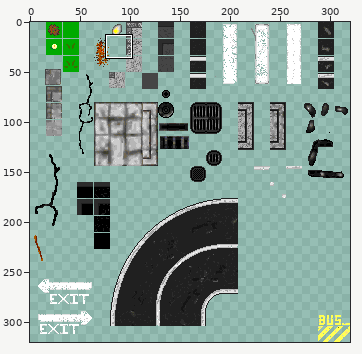
Sprite sheet: Assets/Graph/images/sol_urbain.png. The picture above shows the old version from afar; the outline marks the close-up.
Close-up. Old version:
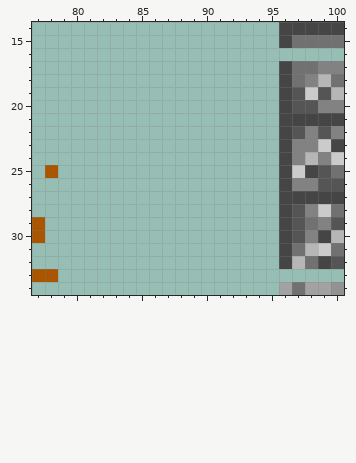
The file is 320x320 pixels. Colours within 5 levels of each other are drawn and written as one. Shown: x 77..100, y 14..34. The commit also changed other parts of the picture, which this record leaves out.
New version:
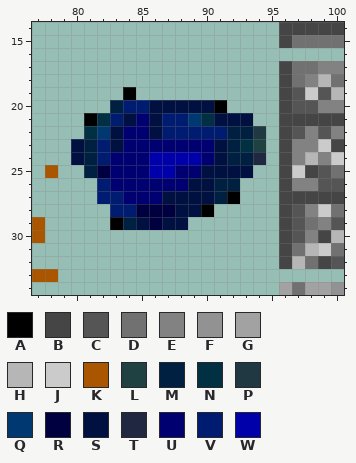
Palette (. is transparent): A #000000  B #454545  C #555555  D #717171  E #828282  F #929292  G #a2a2a2  H #b6b6b6  J #cbcbcb  K #aa5500  L #204141  M #002041  N #003041  P #203841  Q #003871  R #000041  S #001041  T #202841  U #000071  V #001c71  W #0000aa
What changed:
The edit adds colour A in row 19 at x 84; in row 20 at x 91; in row 21 at x 81; in row 27 at x 92; in row 28 at x 90; in row 29 at x 83.
The edit adds colour L in row 23 at x 94.
The edit adds colour M in row 20 at x 83; in row 22 at x 92 to 93; in row 23 at x 81 and 92; in row 24 at x 81 and 92 to 93; in row 25 at x 81; in row 26 at x 91 to 92.
The edit adds colour M in row 27 at x 91; in row 29 at x 84.
The edit adds colour N in row 21 at x 82 and 90; in row 22 at x 81; in row 23 at x 93.
The edit adds colour P in row 22 at x 94.
The edit adds colour Q in row 21 at x 89; in row 22 at x 82.
The edit adds colour R in row 25 at x 82; in row 28 at x 85 to 87; in row 29 at x 86.
The edit adds colour S in row 20 at x 86 to 90; in row 21 at x 84, 86 and 91 to 93; in row 22 at x 83 and 86; in row 23 at x 80, 83 and 91; in row 24 at x 80 and 91; in row 25 at x 90 to 93.
The edit adds colour S in row 26 at x 89 to 90; in row 27 at x 87 to 90; in row 28 at x 88 to 89; in row 29 at x 85 and 87 to 88.
The edit adds colour T in row 24 at x 94.
The edit adds colour U in row 21 at x 85; in row 22 at x 84 to 85; in row 23 at x 84 to 90; in row 24 at x 83 to 85 and 90; in row 25 at x 83 to 85 and 88 to 89; in row 26 at x 83 to 88.
The edit adds colour U in row 27 at x 84 to 86.
The edit adds colour V in row 20 at x 84 to 85; in row 21 at x 83 and 87 to 88; in row 22 at x 87 to 91; in rows 23 to 24 at x 82; in row 26 at x 82; in row 27 at x 82 to 83.
The edit adds colour V in row 28 at x 83 to 84.
The edit adds colour W in row 24 at x 86 to 89; in row 25 at x 86 to 87.
Where, in picture pixels (left, top, right, bottom), the same in both close-ups:
added: (71, 87, 266, 230)
